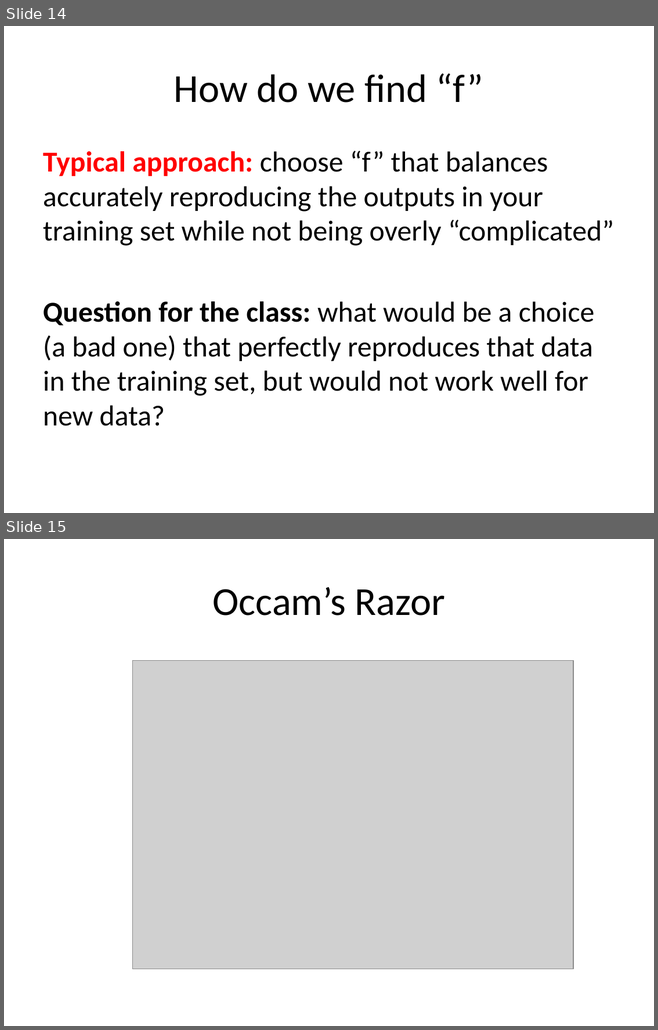
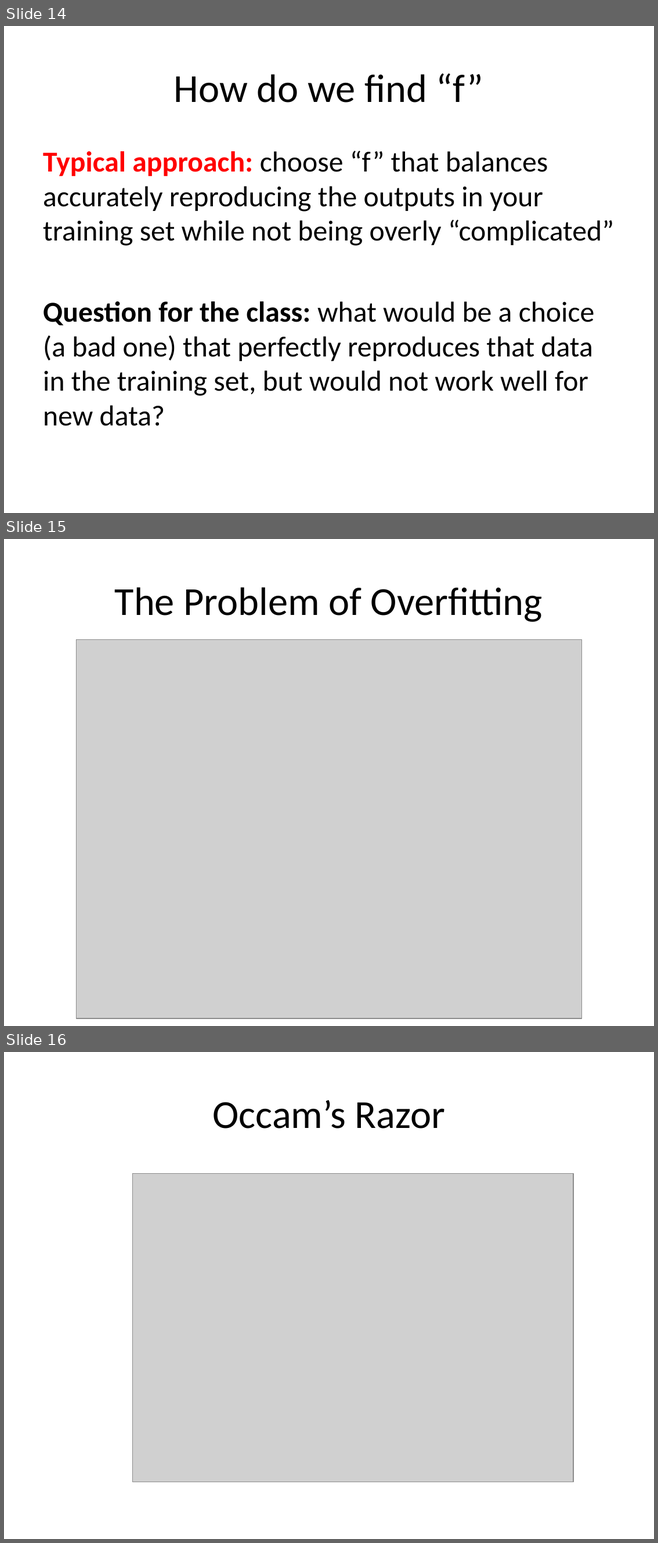
Before and after one commit to paulruvolo/DataScienceMaterials, a slide deck: machine_learning_lecture_1/slides_ml_01.pptx. Shown one above the other, each under a label of ours: slides 14 and 15 before the commit, slides 14, 15 and 16 after it. The pictures are 658x1030 and 658x1543 pixels, drawn with LibreOffice and Linux fonts; fonts in the diff are those of the drawing; grey boxes stand for pictures. Boxes give left, top, right and bottom in pixels: in the first picture for what was removed or moved away, otherwise in the second. Text is boxed around its words. In the diff, an @@ line names an element or a change of style, - is before the commit and + after.

```diff
--- a/machine_learning_lecture_1/slides_ml_01.pptx
+++ b/machine_learning_lecture_1/slides_ml_01.pptx
@@ slide 15 added at (4,539,654,1026), background #FFFFFF @@
@@ title added at (115,587,542,622), 44 pt, text #000000 @@
+The Problem of Overfitting
@@ picture added at (76,640,582,1019) @@
@@ what was slide 15 is now slide 16 @@
```
Also in this commit, not shown: 1 slide changed.
